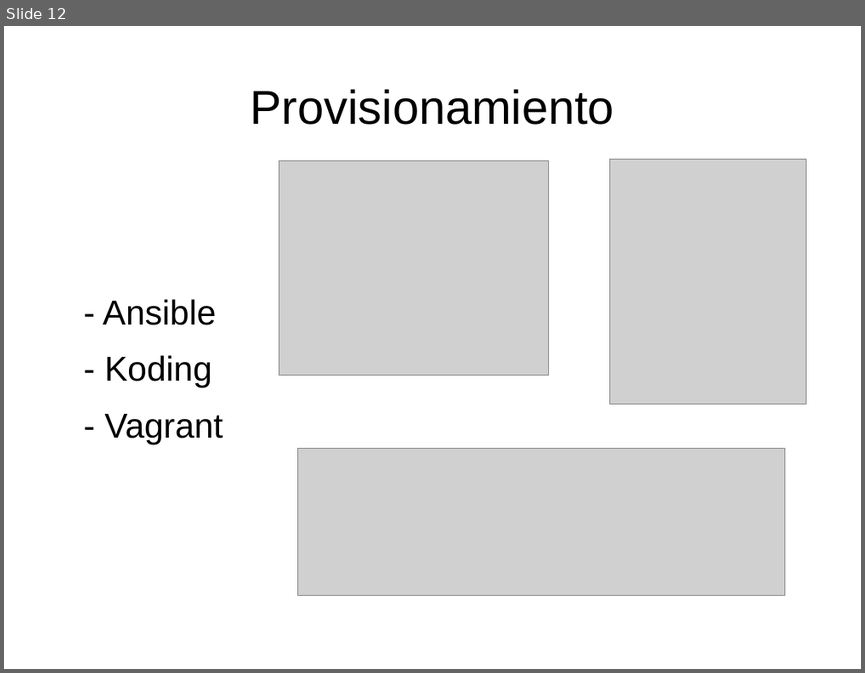
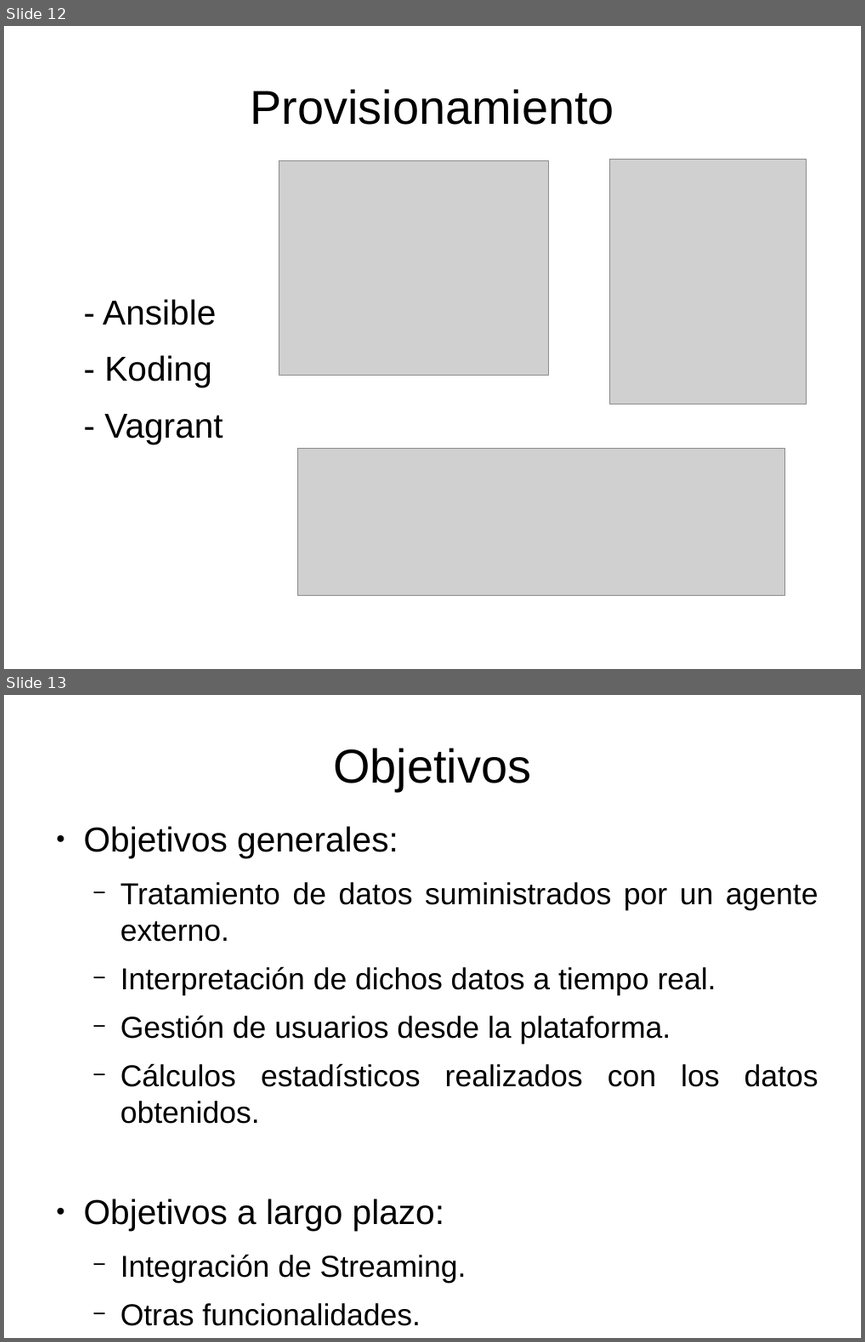
Before and after one commit to juanfranrv/PresentacionIV, a slide deck: presentacion.odp. Shown one above the other, each under a label of ours: slide 12 before the commit, slides 12 and 13 after it. The pictures are 865x673 and 865x1342 pixels, drawn with LibreOffice and Linux fonts; fonts in the diff are those of the drawing; grey boxes stand for pictures. Boxes give left, top, right and bottom in pixels: in the first picture for what was removed or moved away, otherwise in the second. Text is boxed around its words. In the diff, an @@ line names an element or a change of style, - is before the commit and + after.

```diff
--- a/presentacion.odp
+++ b/presentacion.odp
@@ slide 13 added at [4,695,861,1338], background #FFFFFF @@
@@ title added at [333,748,531,791], 44 pt, text #000000 @@
+Objetivos
@@ text added at [84,826,818,1326], 28 pt, text #000000 @@
+● Objetivos generales:
+  − Tratamiento de datos suministrados por un agente externo.
+  − Interpretación de dichos datos a tiempo real.
+  − Gestión de usuarios desde la plataforma.
+  − Cálculos estadísticos realizados con los datos obtenidos.
+● Objetivos a largo plazo:
+  − Integración de Streaming.
+  − Otras funcionalidades.
```
Also in this commit, not shown: 2 slides changed.
